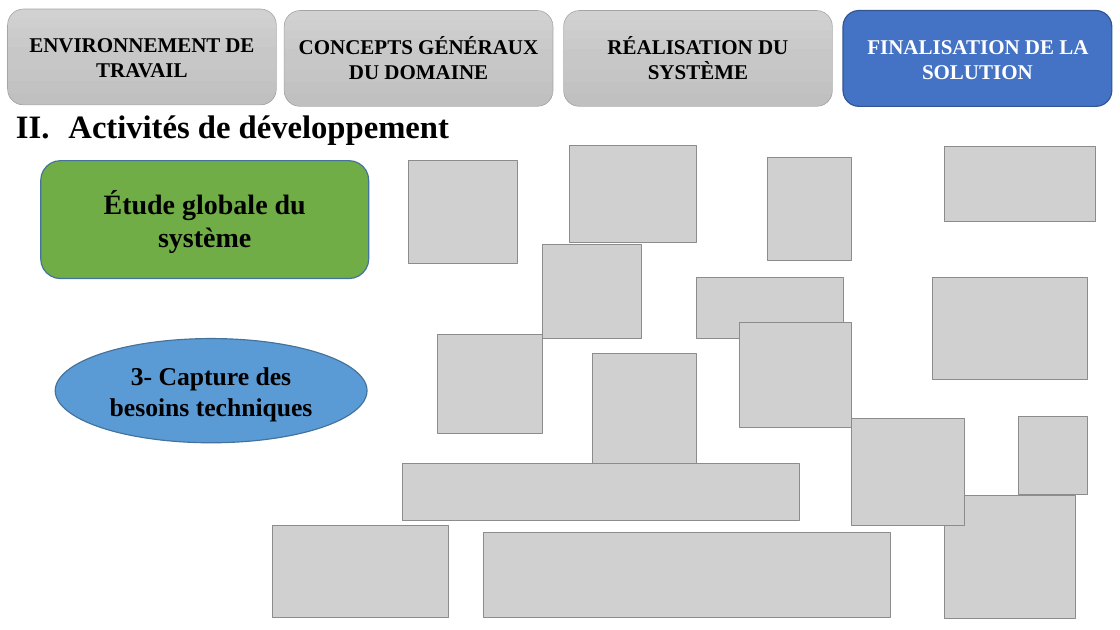
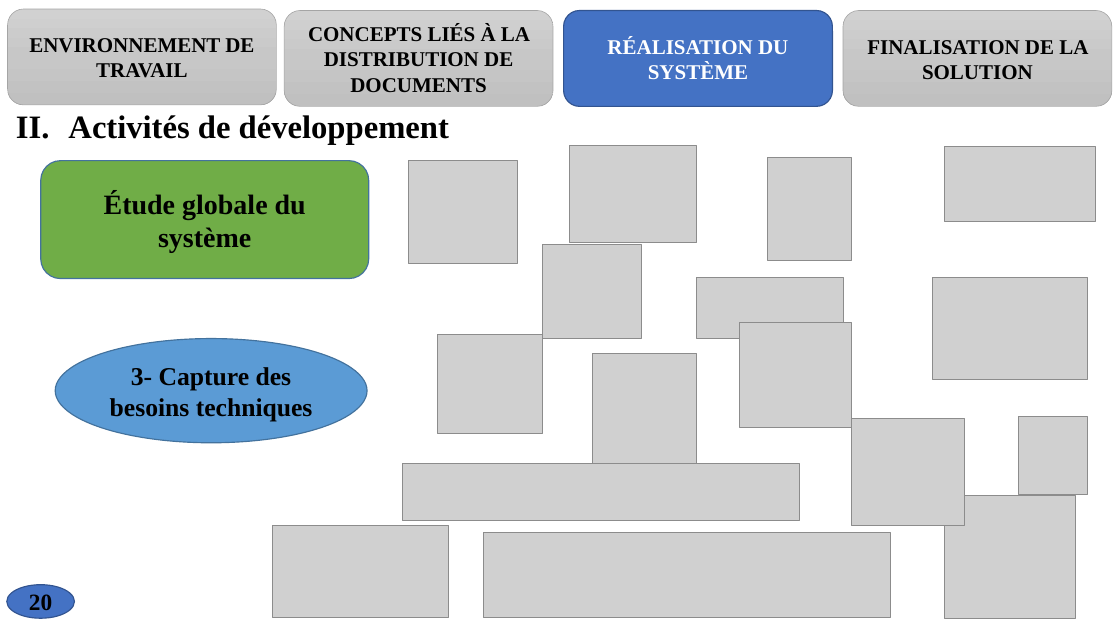
Before and after one commit to melaken/distdocs, a slide deck: slide 20 of Documents/theme/diapo.pptx (slide 18 before the commit). Drawn at 1120x630 pixels with LibreOffice and Linux fonts; fonts in the diff are those of the drawing; grey boxes stand for pictures. Boxes give left, top, right and bottom in pixels: in the first picture for what was removed or moved away, otherwise in the second. Text is boxed around its words. In the diff, an @@ line names an element or a change of style, - is before the commit and + after.

```diff
--- a/Documents/theme/diapo.pptx
+++ b/Documents/theme/diapo.pptx
@@ text in rounded rectangle at [308,25,530,92]: text changed @@
-CONCEPTS GÉNÉRAUX DU DOMAINE
+CONCEPTS LIÉS À LA DISTRIBUTION DE DOCUMENTS
@@ rounded rectangle "RÉALISATION DU SYSTÈME" at [564,10,833,106]: text colour #000000 to #FFFFFF; fill gradient #D2D2D2 to #C8C8C8 to #C0C0C0 to #4472C4; outline #A5A5A5 0.5 pt to #325491 1 pt @@
@@ rounded rectangle "FINALISATION DE LA SOLUTION" at [844,10,1112,106]: text colour #FFFFFF to #000000; fill #4472C4 to gradient #D2D2D2 to #C8C8C8 to #C0C0C0; outline #325491 1 pt to #A5A5A5 0.5 pt @@
@@ page number added at [7,585,75,618], fill #4472C4, outline #325491 1 pt, 20 pt, text #000000, bold @@
+20
```
Also in this commit, not shown: 28 other slides changed, 2 slides added, 26 other files.
